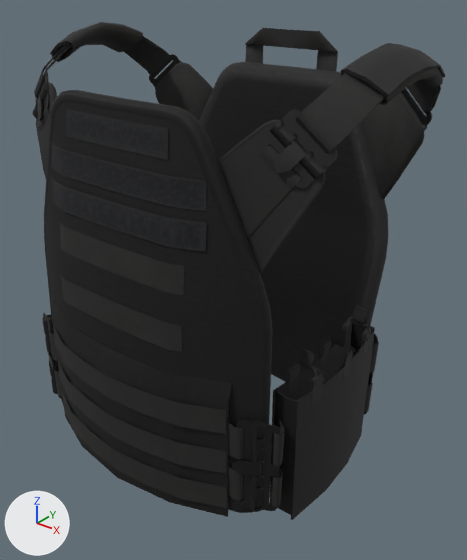
What one commit did to the FBX model Extra Content/BasePlayerModels/vestrigged.fbx.
Before and after are seen from a 50 mm lens placed at (0.465, -0.537, 1.578), pointed at (0.042, -0.008, 1.25). The axes (+X, +Y, +Z) are drawn at lower left. The lights are the same throughout. The picture after the commit comes second.

In view in the first picture: 'Vest'.
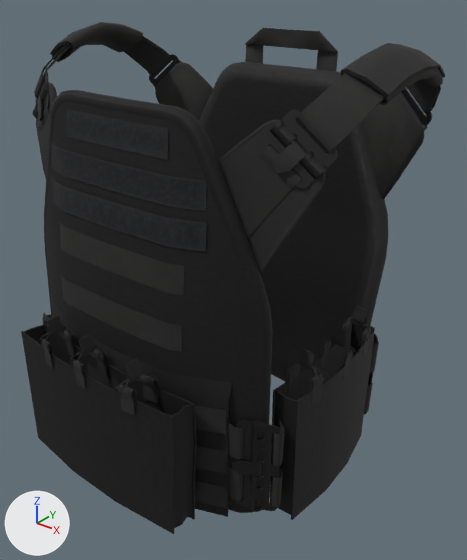
Diff of the bpy script that builds the scene:
```diff
--- a/Extra Content/BasePlayerModels/vestrigged.fbx.py
+++ b/Extra Content/BasePlayerModels/vestrigged.fbx.py
@@ me_plane_012 @@
 # used by ob_vest; location = (0.0, 0.022, 0.0)
-me_plane_012.from_pydata(...)  # 6702 vertices, 8856 faces; spans x -0.231..0.231, y -0.194..0.139, z 1.045..1.517
+me_plane_012.from_pydata(...)  # 7674 vertices, 10716 faces; spans x -0.231..0.231, y -0.227..0.139, z 1.045..1.517
+# me_plane_012 part 1: the loose piece of 36 vertices spanning x -0.171..-0.164, y -0.098..-0.082, z 1.184..1.214 is copied, and the copy is multiplied about its middle by the matrix ((0.096, 0.996, 0.0), (1.001, -0.094, 0.004), (0.0, 0.0, 1.0)), then moved by (0.1, -0.126, 0.0); it spans x -0.075..-0.059, y -0.22..-0.212, z 1.184..1.214
+# me_plane_012 part 2: the loose piece of 36 vertices spanning x -0.171..-0.164, y -0.098..-0.082, z 1.184..1.214 is copied, and the copy is multiplied about its middle by the matrix ((0.095, 0.995, 0.0), (0.995, -0.095, 0.0), (0.0, 0.0, 1.0)), then moved by (0.103, -0.098, 0.0); it spans x -0.072..-0.057, y -0.192..-0.184, z 1.184..1.214
+# me_plane_012 part 3: the loose piece of 36 vertices spanning x -0.191..-0.175, y -0.091..-0.087, z 1.217..1.239 is copied, and the copy is multiplied about its middle by the matrix ((0.095, 0.995, 0.0), (0.995, -0.095, 0.0), (0.0, 0.0, 1.0)), then moved by (0.118, -0.114, 0.0); it spans x -0.068..-0.062, y -0.211..-0.195, z 1.217..1.239
+# me_plane_012 part 4: the loose piece of 168 vertices spanning x 0.168..0.201, y -0.042..-0.02, z 1.203..1.225 is copied, and the copy is turned -95.5 degrees about the z axis through its middle, then moved by (-0.192, -0.177, 0.0); it spans x -0.02..0.005, y -0.225..-0.192, z 1.203..1.225
+# me_plane_012 part 5: the loose piece of 168 vertices spanning x 0.166..0.201, y -0.1..-0.079, z 1.205..1.225 is copied, and the copy is turned -95.5 degrees about the z axis through its middle, then moved by (-0.25, -0.114, 0.0); it spans x -0.076..-0.054, y -0.222..-0.185, z 1.205..1.225
+# me_plane_012 part 6: a new loose piece of 80 vertices spanning x -0.13..0.117, y -0.219..-0.178, z 1.046..1.199, in mat_vest
+# me_plane_012 part 7: a new loose piece of 36 vertices spanning x -0.017..-0.001, y -0.223..-0.217, z 1.184..1.214, in mat_vest
+# me_plane_012 part 8: a new loose piece of 36 vertices spanning x 0.053..0.071, y -0.223..-0.216, z 1.184..1.214, in mat_vest
+# me_plane_012 part 9: a new loose piece of 36 vertices spanning x -0.014..0.001, y -0.196..-0.189, z 1.184..1.214, in mat_vest
+# me_plane_012 part 10: a new loose piece of 36 vertices spanning x 0.056..0.073, y -0.197..-0.189, z 1.184..1.214, in mat_vest
+# me_plane_012 part 11: a new loose piece of 32 vertices spanning x -0.13..0.115, y -0.22..-0.205, z 1.045..1.2, in mat_vest
+# me_plane_012 part 12: a new loose piece of 32 vertices spanning x -0.126..0.119, y -0.192..-0.177, z 1.045..1.2, in mat_vest
+# other edits to the shape of me_plane_012 do not show in these pictures
 me_plane_012.materials.append(mat_vest)
```

Boxes [x1, y1, x2, y2] around the edits, measured in the pictures (467 x 560 px):
'Vest', reshaped: before [32, 22, 445, 520]; after [21, 22, 445, 534]
part 1 of me_plane_012, added: after [42, 339, 54, 369]
part 2 of me_plane_012, added: after [64, 330, 76, 359]
part 3 of me_plane_012, added: after [47, 315, 64, 337]
part 4 of me_plane_012, added: after [69, 344, 108, 372]
part 5 of me_plane_012, added: after [40, 326, 75, 351]
part 6 of me_plane_012, added: after [24, 324, 194, 528]
part 7 of me_plane_012, added: after [72, 359, 87, 389]
part 8 of me_plane_012, added: after [118, 385, 137, 416]
part 9 of me_plane_012, added: after [94, 349, 108, 378]
part 10 of me_plane_012, added: after [139, 374, 159, 403]
part 11 of me_plane_012, added: after [21, 331, 174, 534]
part 12 of me_plane_012, added: after [43, 323, 196, 520]
